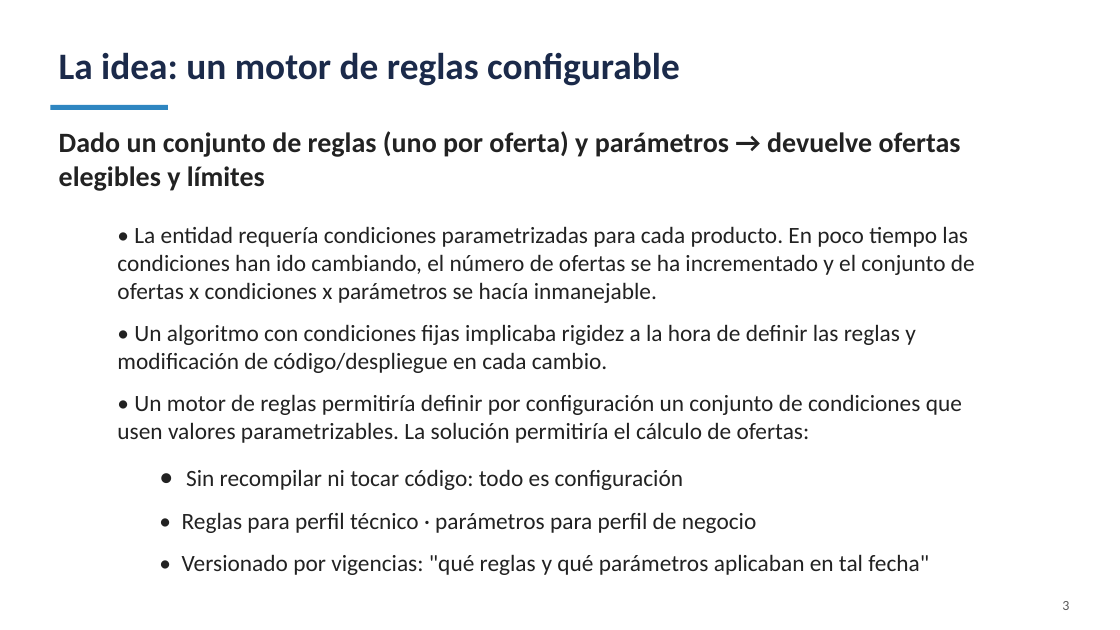
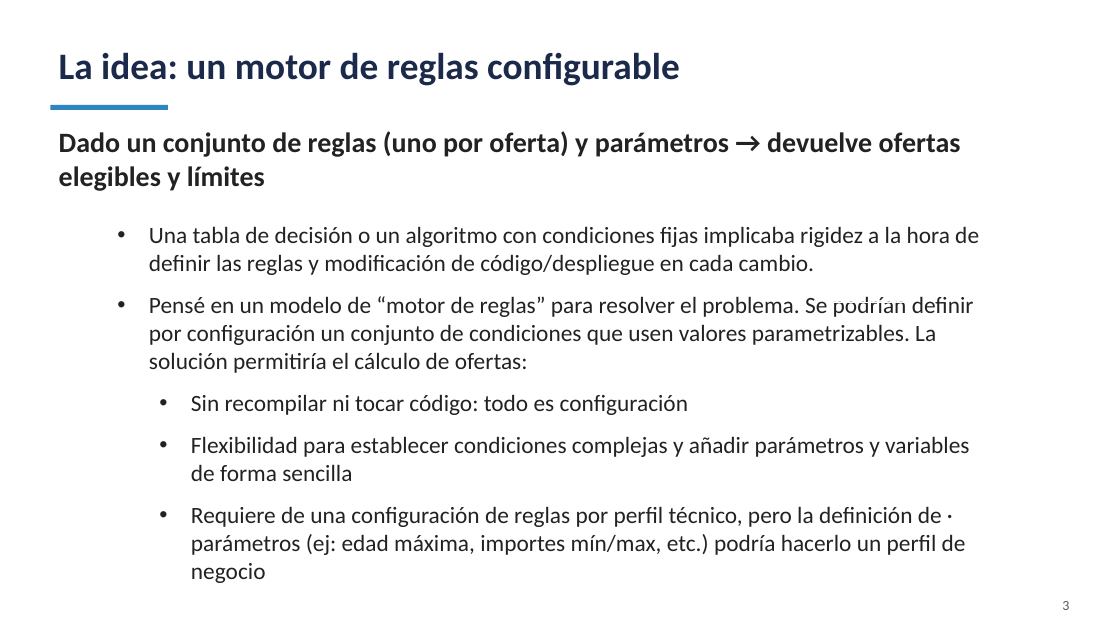
Before and after one commit to jbroceno/rule_engine, a slide deck: slide 3 of docs/PRESENTACION-SLIDES.pptx. Drawn at 1120x630 pixels with LibreOffice and Linux fonts; fonts in the diff are those of the drawing. Boxes give left, top, right and bottom in pixels: in the first picture for what was removed or moved away, otherwise in the second. Text is boxed around its words. In the diff, an @@ line names an element or a change of style, - is before the commit and + after.

Commit message:
Ajustes documentación, organización de archivos y cambios en la presentación

```diff
--- a/docs/PRESENTACION-SLIDES.pptx
+++ b/docs/PRESENTACION-SLIDES.pptx
@@ text at bbox=[149, 226, 979, 583]: text changed @@
-• La entidad requería condiciones parametrizadas para cada producto. En poco tiempo las condiciones han ido cambiando, el número de ofertas se ha incrementado y el conjunto de ofertas x condiciones x parámetros se hacía inmanejable.
-• Un algoritmo con condiciones fijas implicaba rigidez a la hora de definir las reglas y modificación de código/despliegue en cada cambio.
-• Un motor de reglas permitiría definir por configuración un conjunto de condiciones que usen valores parametrizables. La solución permitiría el cálculo de ofertas:
-• Sin recompilar ni tocar código: todo es configuración
-• Reglas para perfil técnico · parámetros para perfil de negocio
-• Versionado por vigencias: "qué reglas y qué parámetros aplicaban en tal fecha"
+• Una tabla de decisión o un algoritmo con condiciones fijas implicaba rigidez a la hora de definir las reglas y modificación de código/despliegue en cada cambio.
+• Pensé en un modelo de “motor de reglas” para resolver el problema. Se podrían definir por configuración un conjunto de condiciones que usen valores parametrizables. La solución permitiría el cálculo de ofertas:
+  • Sin recompilar ni tocar código: todo es configuración
+  • Flexibilidad para establecer condiciones complejas y añadir parámetros y variables de forma sencilla
+  • Requiere de una configuración de reglas por perfil técnico, pero la definición de · parámetros (ej: edad máxima, importes mín/max, etc.) podría hacerlo un perfil de negocio
```
Also in this commit, not shown: 8 other slides changed, 3 other files.
